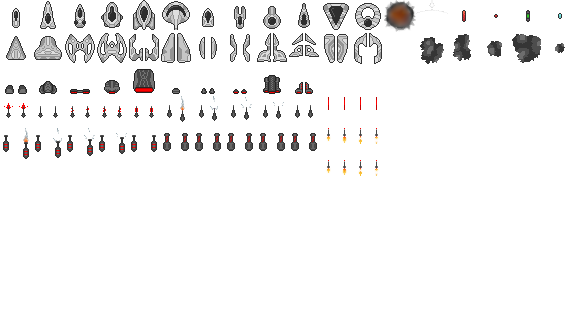
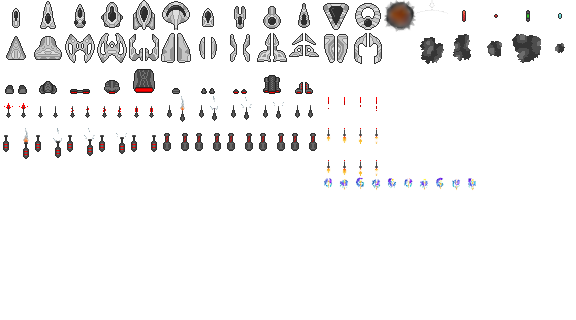
Layer changes from the first 576px x 320px image to the second:
added layer "28.png" above "asteroid" over <box>323,177,476,191</box>
painted on "Ship - parts.png" over <box>328,97,377,111</box>
